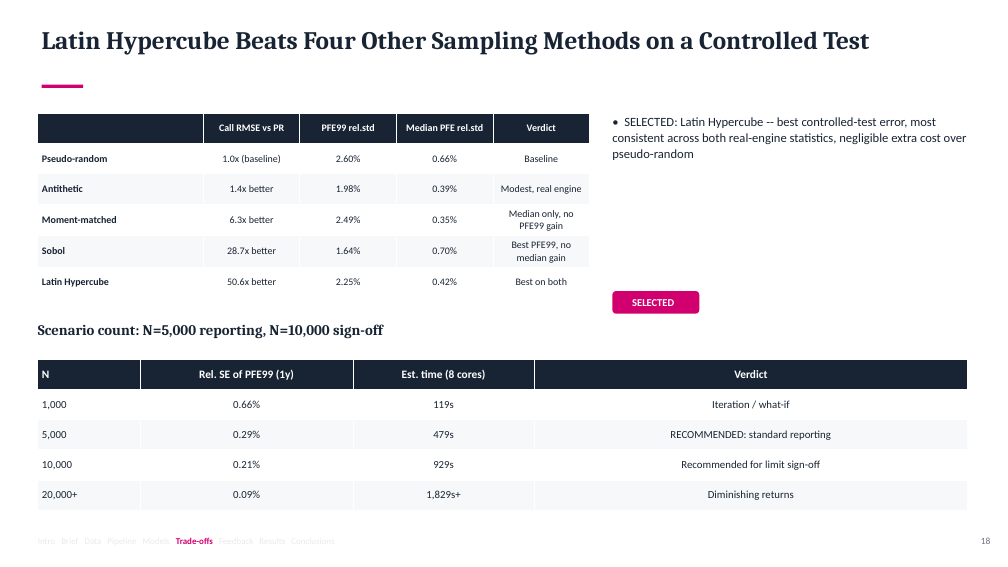
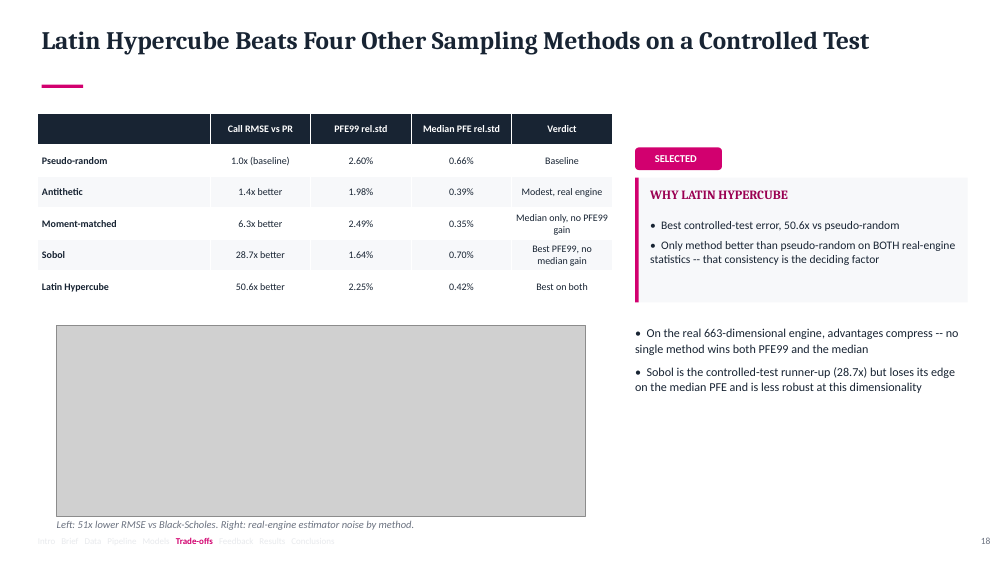
Before and after one commit to eshapandya24/capitolis-risk-engine, a slide deck: slide 18 of docs/Capitolis_CCR_Client_Final_Presentation.pptx. Drawn at 1008x567 pixels with LibreOffice and Linux fonts; fonts in the diff are those of the drawing; grey boxes stand for pictures. Boxes give left, top, right and bottom in pixels: in the first picture for what was removed or moved away, otherwise in the second. Text is boxed around its words. In the diff, an @@ line names an element or a change of style, - is before the commit and + after.

```diff
--- a/docs/Capitolis_CCR_Client_Final_Presentation.pptx
+++ b/docs/Capitolis_CCR_Client_Final_Presentation.pptx
@@ table resized from (x1=38, y1=113, x2=591, y2=295) to (x1=38, y1=113, x2=613, y2=302) @@
@@ text removed at (x1=612, y1=117, x2=967, y2=160) @@
-• SELECTED: Latin Hypercube -- best controlled-test error, most consistent across both real-engine statistics, negligible extra cost over pseudo-random
@@ rounded rectangle "SELECTED" moved from (x1=613, y1=291, x2=699, y2=314) to (x1=635, y1=147, x2=722, y2=170) @@
@@ rectangle added at (x1=635, y1=178, x2=968, y2=302), fill #F7F8FA @@
@@ rectangle added at (x1=635, y1=178, x2=639, y2=302), fill #D2006F @@
@@ text added at (x1=650, y1=190, x2=787, y2=199), 12 pt, text #9A0052, bold @@
+WHY LATIN HYPERCUBE
@@ text added at (x1=650, y1=221, x2=955, y2=265), 11 pt, text #182433 @@
+• Best controlled-test error, 50.6x vs pseudo-random
+• Only method better than pseudo-random on BOTH real-engine statistics -- that consistency is the deciding factor
@@ text removed at (x1=38, y1=324, x2=383, y2=339) @@
-Scenario count: N=5,000 reporting, N=10,000 sign-off
@@ picture added at (x1=57, y1=325, x2=586, y2=516) @@
@@ text added at (x1=635, y1=328, x2=959, y2=393), 11.5 pt, text #182433 @@
+• On the real 663-dimensional engine, advantages compress -- no single method wins both PFE99 and the median
+• Sobol is the controlled-test runner-up (28.7x) but loses its edge on the median PFE and is less robust at this dimensionality
@@ table removed at (x1=38, y1=359, x2=968, y2=510), 5 rows, 4 columns @@
-N | Rel. SE of PFE99 (1y) | Est. time (8 cores) | Verdict
-1,000 | 0.66% | 119s | Iteration / what-if
-5,000 | 0.29% | 479s | RECOMMENDED: standard reporting
-10,000 | 0.21% | 929s | Recommended for limit sign-off
-20,000+ | 0.09% | 1,829s+ | Diminishing returns
@@ text added at (x1=57, y1=521, x2=414, y2=530), 10 pt, text #6B7280, italic @@
+Left: 51x lower RMSE vs Black-Scholes. Right: real-engine estimator noise by method.
```
Also in this commit, not shown: 36 other slides changed, 1 slide added, 1 other file.
